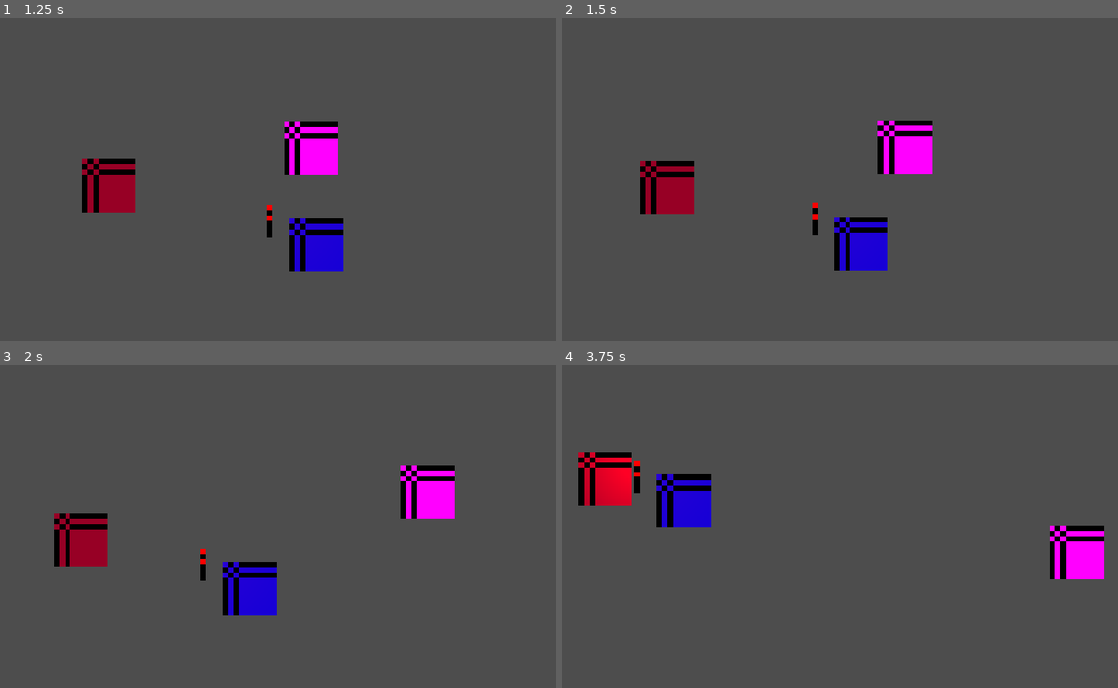
Above: before the commit, frames 1-4 (two rows, left to right).
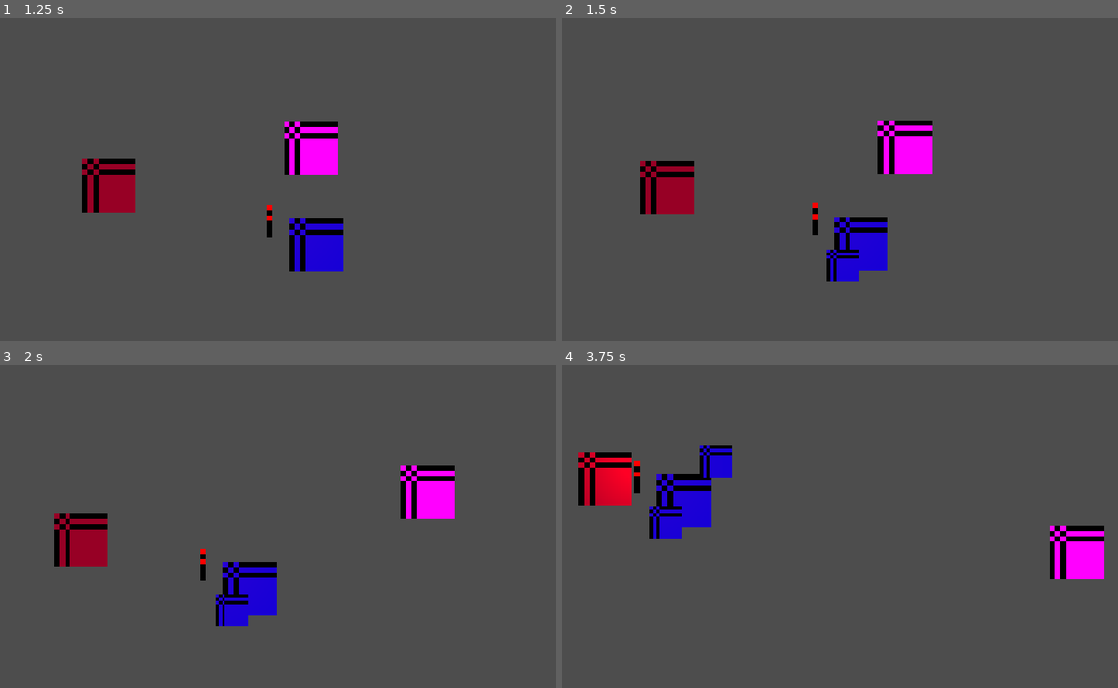
Above: after the commit, the same moments.

Repository: anqilique/GDGJam2-2025
Game: Godot game, scene res://Scenes/start_menu.tscn
Two runs of this game, one before a commit and one after it. Both use one fixed random seed, a clock stepped at 60 frames per second and the inputs below.
Inputs (mouse positions are in pixels of both pictures, inside the frame that each line leads up to):
- Up to frame 1 (1.25 s): click "PLAY" at 0.5 s
- Up to frame 2 (1.5 s): move the mouse to (973, 173) at 1.27 s; hold D (fire_cat_move_right) from 1.28 s (still down); click (973, 173) at 1.35 s
- Up to frame 3 (2 s): keep holding D (fire_cat_move_right)
- Up to frame 4 (3.75 s): move the mouse to (717, 555) at 2.02 s; release D (fire_cat_move_right) at 2.03 s; hold S (fire_cat_move_down) 2.03-2.78 s; click (717, 555) at 2.1 s; move the mouse to (901, 461) at 2.77 s; hold D (fire_cat_move_right) 2.78-3.53 s; click (901, 461) at 2.85 s; move the mouse to (806, 607) at 3.52 s; hold W (fire_cat_move_up) from 3.53 s (still down); click (806, 607) at 3.6 s

Frame 1 is identical in both runs. In frame 2, 0.4% of the frame differs, in the area x 47-54%, y 71-82%; in frame 3, 0.4%; in frame 4, 1.0%, in the area x 15-31%, y 24-54%.

Commit message:
YCat Drop Yarn on Left Click

Diff:
--- a/Scenes/main.tscn
+++ b/Scenes/main.tscn
@@ -1,11 +1,11 @@
 [gd_scene load_steps=7 format=3 uid="uid://cdk4cbpxqy2j5"]
 
-[ext_resource type="Script" uid="uid://bcrdf5jxhxnun" path="res://Scripts/main.gd" id="1_jjgbg"]
+[ext_resource type="Script" uid="uid://bcrdf5jxhxnun" path="res://Scripts/Main.gd" id="1_jjgbg"]
 [ext_resource type="PackedScene" uid="uid://r7jxd36vluqq" path="res://Scenes/fire_cat.tscn" id="2_bo1nx"]
 [ext_resource type="Script" uid="uid://cha0dey3px8f1" path="res://Scripts/CameraController.gd" id="2_kry3j"]
 [ext_resource type="PackedScene" uid="uid://2t5bc1akjdes" path="res://Scenes/yarn_cat.tscn" id="3_8gbba"]
 [ext_resource type="PackedScene" uid="uid://clawv8kask8pi" path="res://Scenes/shadow.tscn" id="4_jjvhh"]
-[ext_resource type="PackedScene" uid="uid://bm0xq7m4hiuve" path="res://Scenes/Torch.tscn" id="5_21xkr"]
+[ext_resource type="PackedScene" uid="uid://bm0xq7m4hiuve" path="res://Scenes/torch.tscn" id="5_21xkr"]
 
 [node name="Main" type="Node2D"]
 script = ExtResource("1_jjgbg")
--- a/Scenes/yarn_cat.tscn
+++ b/Scenes/yarn_cat.tscn
@@ -1,8 +1,9 @@
-[gd_scene load_steps=12 format=3 uid="uid://2t5bc1akjdes"]
+[gd_scene load_steps=13 format=3 uid="uid://2t5bc1akjdes"]
 
 [ext_resource type="Script" uid="uid://ymhfxshwidbw" path="res://Scripts/YarnCat/YarnCat.gd" id="1_h6rup"]
 [ext_resource type="Script" uid="uid://cjson8dx74ue8" path="res://Scripts/Components/StateMachine.gd" id="2_hfd8b"]
 [ext_resource type="PackedScene" uid="uid://r01f1wrgnauk" path="res://Scenes/Components/HealthComponent.tscn" id="2_i562e"]
+[ext_resource type="PackedScene" uid="uid://xbpb81mvi081" path="res://Scenes/yarn_piece.tscn" id="2_p0tp3"]
 [ext_resource type="Script" uid="uid://bk5cveh720lnc" path="res://Scripts/YarnCat/States/YCatIdle.gd" id="3_308qq"]
 [ext_resource type="Script" uid="uid://cwe0d5fdy0dxd" path="res://Scripts/YarnCat/States/YCatMove.gd" id="3_gm3cx"]
 [ext_resource type="PackedScene" uid="uid://4j24cfujirgk" path="res://Scenes/Components/HurtboxComponent.tscn" id="3_p0tp3"]
@@ -22,6 +23,7 @@
 [node name="YarnCat" type="CharacterBody2D" groups=["YarnCat"]]
 process_mode = 3
 script = ExtResource("1_h6rup")
+yarn_piece = ExtResource("2_p0tp3")
 
 [node name="Sprite2D" type="Sprite2D" parent="."]
 modulate = Color(0.0924, 0.60326, 0.84, 1)
@@ -63,3 +65,9 @@
 
 [node name="TorchPosition" type="Node2D" parent="."]
 position = Vector2(-5, 3)
+
+[node name="CanDropTimer" type="Timer" parent="."]
+wait_time = 2.0
+one_shot = true
+
+[connection signal="timeout" from="CanDropTimer" to="." method="_on_can_drop_timer_timeout"]
--- /dev/null
+++ b/Scenes/yarn_piece.tscn
@@ -0,0 +1,27 @@
+[gd_scene load_steps=4 format=3 uid="uid://xbpb81mvi081"]
+
+[ext_resource type="Script" uid="uid://bbi0oy675kllc" path="res://Scripts/yarn_piece.gd" id="1_tbdu7"]
+
+[sub_resource type="PlaceholderTexture2D" id="PlaceholderTexture2D_i1ekx"]
+size = Vector2(10, 10)
+
+[sub_resource type="CircleShape2D" id="CircleShape2D_dbgia"]
+radius = 4.0
+
+[node name="Yarn" type="Area2D"]
+script = ExtResource("1_tbdu7")
+
+[node name="Sprite2D" type="Sprite2D" parent="."]
+modulate = Color(0.0924, 0.60326, 0.84, 1)
+scale = Vector2(0.59885, 0.59885)
+texture = SubResource("PlaceholderTexture2D_i1ekx")
+
+[node name="CollisionShape2D" type="CollisionShape2D" parent="."]
+shape = SubResource("CircleShape2D_dbgia")
+
+[node name="Timer" type="Timer" parent="."]
+wait_time = 10.0
+one_shot = true
+autostart = true
+
+[connection signal="timeout" from="Timer" to="." method="_on_timer_timeout"]
--- a/Scripts/YarnCat/YarnCat.gd
+++ b/Scripts/YarnCat/YarnCat.gd
@@ -1,4 +1,28 @@
 extends CharacterBody2D
 
+@export var yarn_piece: PackedScene
+
+var can_drop = true
+
+
+func _ready() -> void:
+	pass
+
+
 func _physics_process(_delta):
-	pass
+	if Input.is_action_just_pressed("drop_yarn") and can_drop:
+		var new_yarn = yarn_piece.instantiate()
+		var cat_position = global_position
+
+
+		new_yarn.position.x = randf_range(global_position.x - 10, global_position.x + 10)
+		new_yarn.position.y = randf_range(global_position.y - 10, global_position.y + 10)
+
+		add_sibling(new_yarn)
+
+		can_drop = false
+		$CanDropTimer.start()
+
+
+func _on_can_drop_timer_timeout() -> void:
+	can_drop = true
--- /dev/null
+++ b/Scripts/yarn_piece.gd
@@ -0,0 +1,15 @@
+extends Area2D
+
+
+# Called when the node enters the scene tree for the first time.
+func _ready() -> void:
+	pass # Replace with function body.
+
+
+# Called every frame. 'delta' is the elapsed time since the previous frame.
+func _process(delta: float) -> void:
+	pass
+
+
+func _on_timer_timeout() -> void:
+	queue_free()
--- a/project.godot
+++ b/project.godot
@@ -71,6 +71,11 @@
 "events": [Object(InputEventKey,"resource_local_to_scene":false,"resource_name":"","device":-1,"window_id":0,"alt_press …(195 unchanged characters)…
 ]
 }
+drop_yarn={
+"deadzone": 0.2,
+"events": [Object(InputEventMouseButton,"resource_local_to_scene":false,"resource_name":"","device":-1,"window_id":0,"alt_pressed":false,"shift_pressed":false,"ctrl_pressed":false,"meta_pressed":false,"button_mask":1,"position":Vector2(133, 16),"global_position":Vector2(142, 64),"factor":1.0,"button_index":1,"canceled":false,"pressed":true,"double_click":false,"script":null)
+]
+}
 
 [rendering]
 
Not shown, added: Scripts/yarn_piece.gd.uid
